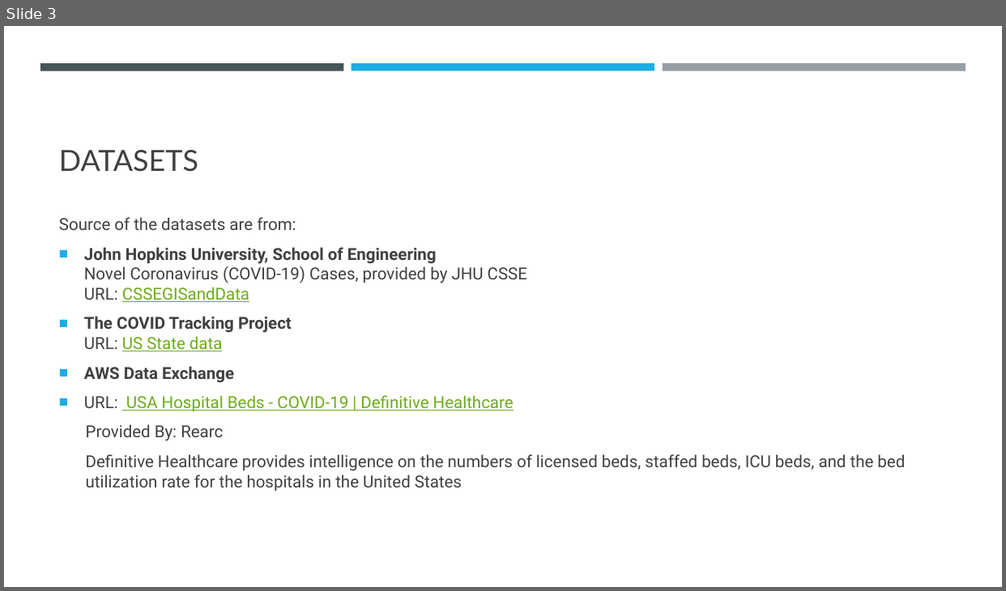
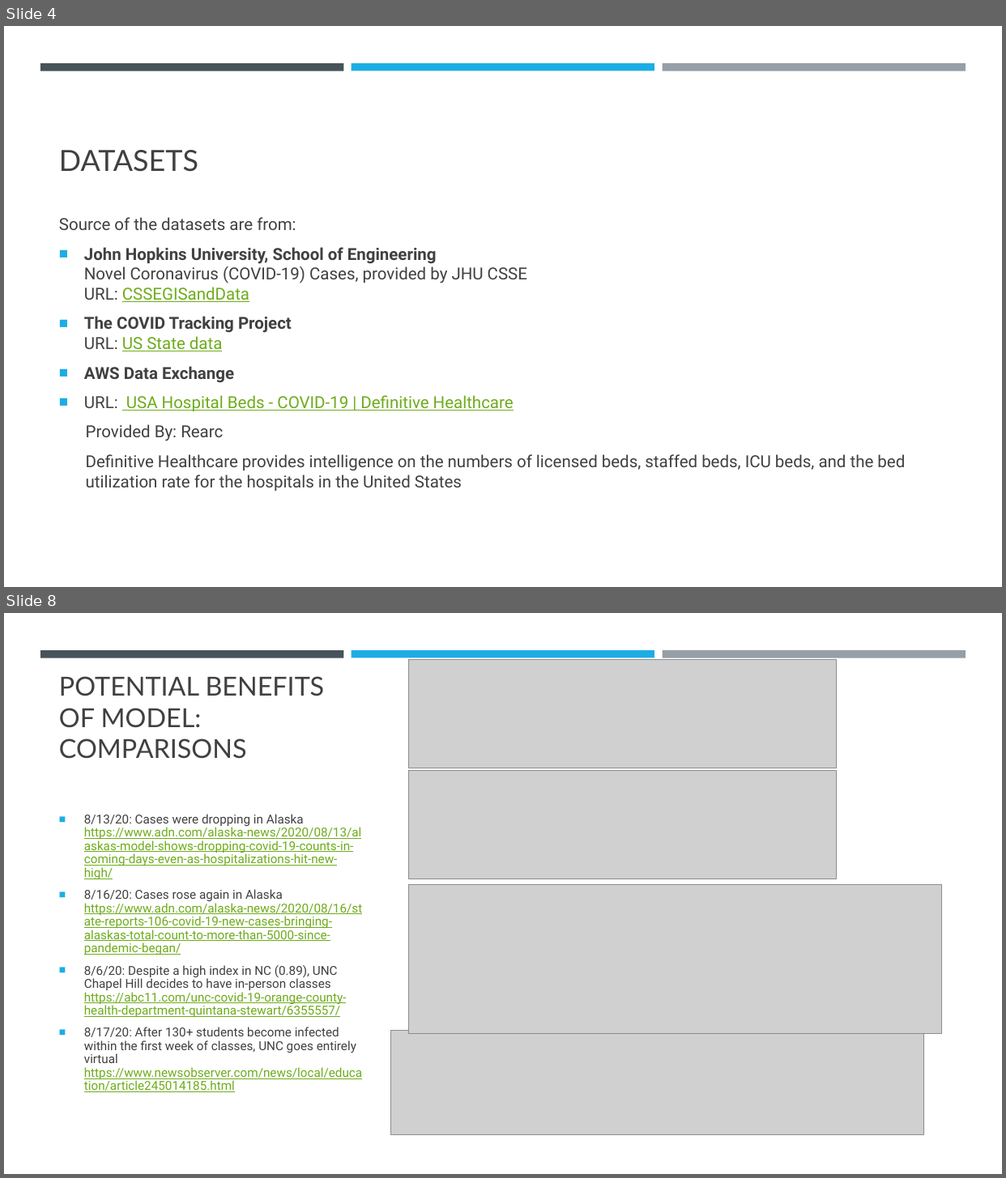
Before and after one commit to elizabethqiu/2020-wwcode-dshackathon-covid19ml, a slide deck: Team 9 - Karen Sparck-Jones/Team 9 - Karen Sparck-Jones.pptx. Shown one above the other, each under a label of ours: slide 3 before the commit, slides 4 and 8 after it; the slides between them are not shown. The pictures are 1006x591 and 1006x1178 pixels, drawn with LibreOffice and Linux fonts; fonts in the diff are those of the drawing; grey boxes stand for pictures. Boxes give left, top, right and bottom in pixels: in the first picture for what was removed or moved away, otherwise in the second. Text is boxed around its words. In the diff, an @@ line names an element or a change of style, - is before the commit and + after.

```diff
--- a/Team 9 - Karen Sparck-Jones/Team 9 - Karen Sparck-Jones.pptx
+++ b/Team 9 - Karen Sparck-Jones/Team 9 - Karen Sparck-Jones.pptx
@@ slide 8 added at bbox=[4, 613, 1002, 1174], background #FFFFFF; not listed: 3 template elements that a slide beside it also shows @@
@@ picture added at bbox=[409, 660, 837, 768] @@
@@ title added at bbox=[59, 676, 325, 759], 25.2 pt, text #404040 @@
+POTENTIAL BENEFITS
+OF MODEL: COMPARISONS
@@ picture added at bbox=[409, 770, 837, 879] @@
@@ text added at bbox=[84, 814, 362, 1093], 11.9 pt, text #6EAC1C, underline @@
+■ 8/13/20: Cases were dropping in Alaska https://www.adn.com/alaska-news/2020/08/13/alaskas-model-shows-dropping-covid-19-counts-in-coming-days-even-as-hospitalizations-hit-new-high/
+■ 8/16/20: Cases rose again in Alaska https://www.adn.com/alaska-news/2020/08/16/state-reports-106-covid-19-new-cases-bringing-alaskas-total-count-to-more-than-5000-since-pandemic-began/
+■ 8/6/20: Despite a high index in NC (0.89), UNC Chapel Hill decides to have in-person classes https://abc11.com/unc-covid-19-orange-county-health-department-quintana-stewart/6355557/
+■ 8/17/20: After 130+ students become infected within the first week of classes, UNC goes entirely virtual https://www.newsobserver.com/news/local/education/article245014185.html
@@ picture added at bbox=[409, 884, 942, 1033] @@
@@ picture added at bbox=[391, 1031, 924, 1135] @@
@@ what was slide 3 is now slide 4 @@
```
Also in this commit, not shown: 4 slides changed, 4 other slides added, 2 slides removed.
